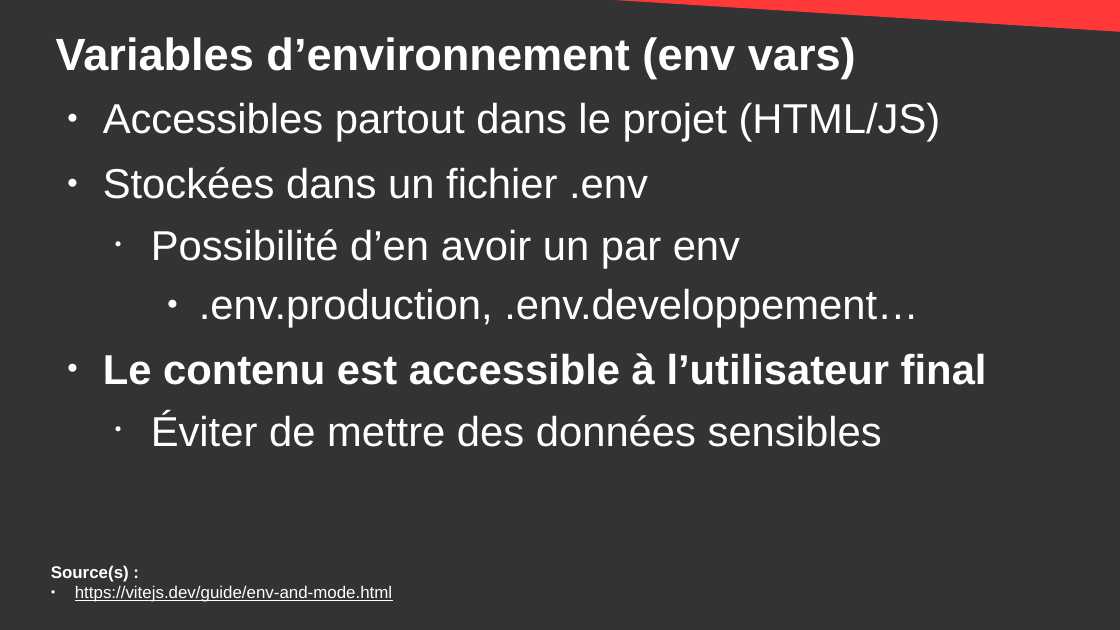
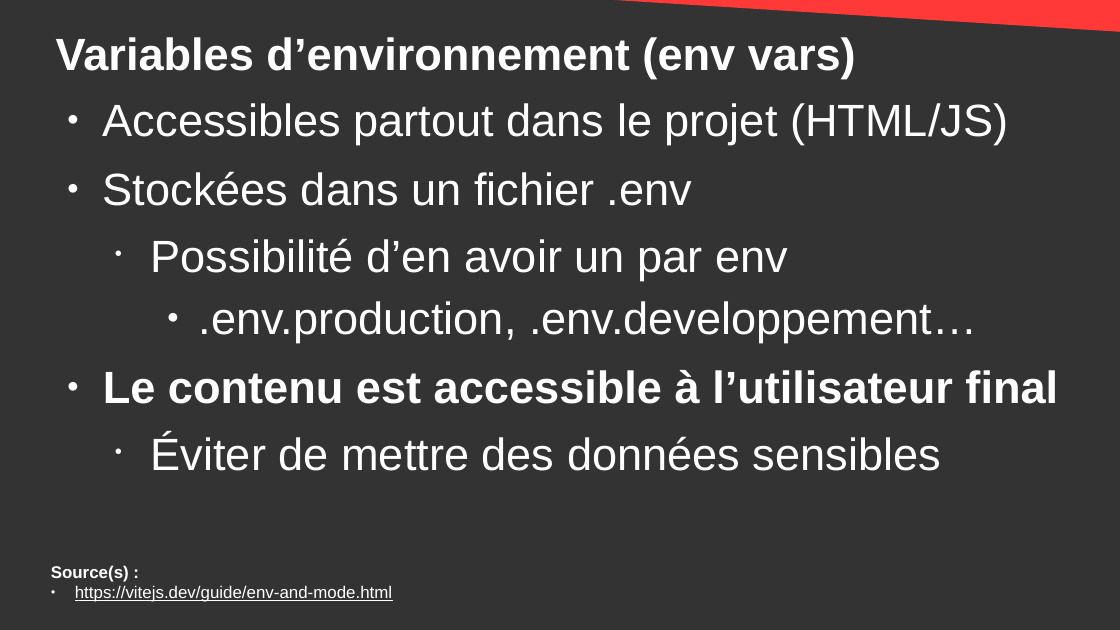
Before and after one commit to DanYellow/cours, a slide deck: slide 44 of developpement-front-s5/travaux-pratiques/numero-4/presentation.odp. Drawn at 1120x630 pixels with LibreOffice and Linux fonts; fonts in the diff are those of the drawing. Boxes give left, top, right and bottom in pixels: in the first picture for what was removed or moved away, otherwise in the second. Text is boxed around its words. In the diff, an @@ line names an element or a change of style, - is before the commit and + after.

Commit message:
developpement-front-s5 - Fix small CSS issues + simply architecture

```diff
--- a/developpement-front-s5/travaux-pratiques/numero-4/presentation.odp
+++ b/developpement-front-s5/travaux-pratiques/numero-4/presentation.odp
@@ text "Accessibles partout dans le projet ..." at [103,103,1058,471]: size 29.6 to 32 pt @@
```
Also in this commit, not shown: 4 other slides changed, 1 slide added, 3 other files.
